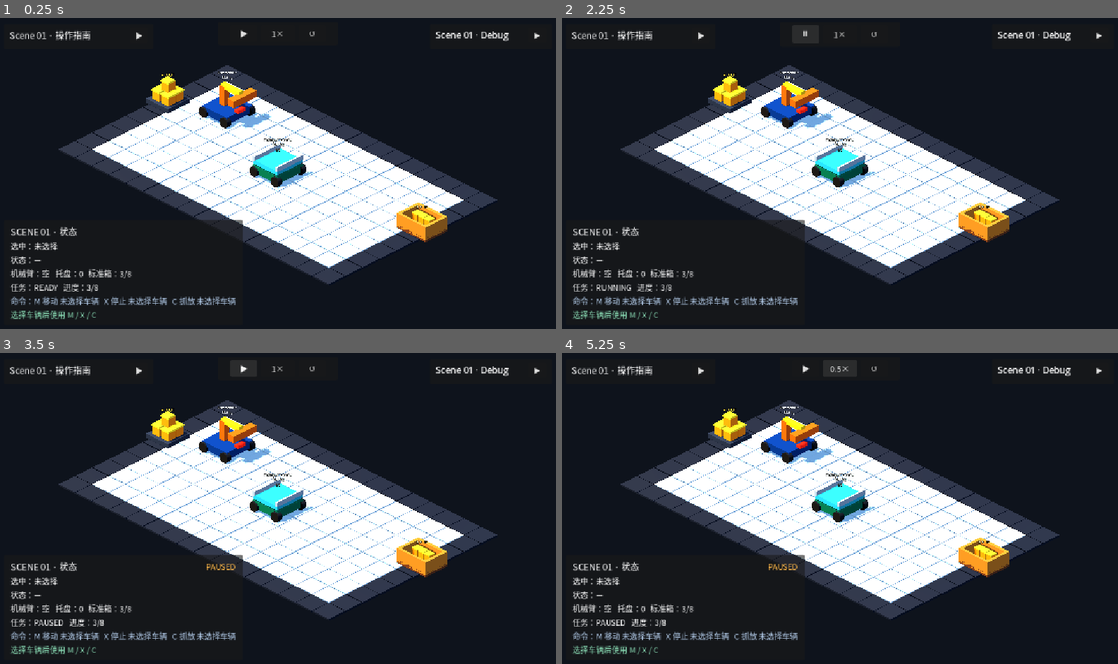
Above: before the commit, frames 1-4 (two rows, left to right).
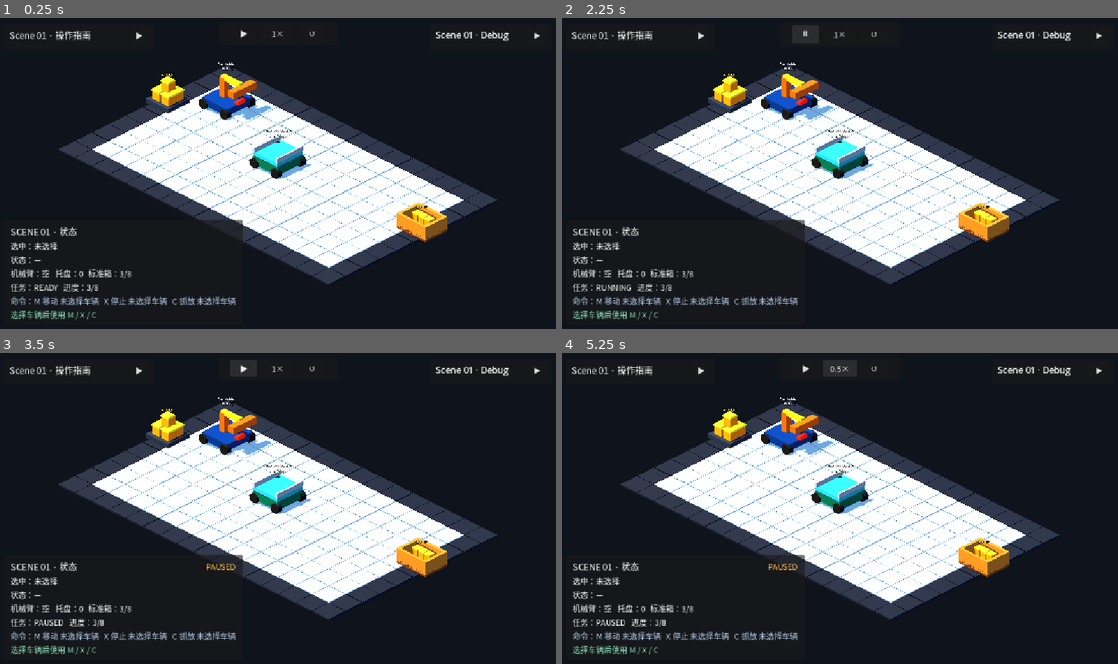
Above: after the commit, the same moments.

Repository: Ri0n72Y/automata
Game: Godot game, scene res://scenes/scene_01/scene_01_basic_packing.tscn
The game is run twice, just before and just after one commit, with the same random seed, the same clock (stepped at 60 frames per second) and the same inputs.
Inputs:
- Up to frame 1 (0.25 s): no input
- Up to frame 2 (2.25 s): click "▶" at 0.5 s; click "▼" at 1.25 s; click "▶" at 2 s
- Up to frame 3 (3.5 s): click "⏸" at 2.75 s
- Up to frame 4 (5.25 s): click "1×" at 3.5 s; click "2×" at 4.25 s; click "4×" at 5 s

The runs differ from the first frame. In frame 1, 2.5% of the frame differs, in the area x 35-57%, y 14-56%; in frame 2, 2.5%; in frame 3, 2.5%; in frame 4, 2.5%.

Commit message:
[codex]refactor(scene-01): 将基础车辆占地调整为单格

Diff:
--- a/scripts/scene_01/scene_01_vehicle_manager.gd
+++ b/scripts/scene_01/scene_01_vehicle_manager.gd
@@ -126,7 +126,7 @@
 		ARM_VEHICLE_ID,
 		"Arm Vehicle",
 		VehicleDefinitionScript.VehicleKind.ARM,
-		Vector2i(2, 2),
+		Vector2i.ONE,
 		2.0,
 		18.0,
 		20.0,
@@ -149,7 +149,7 @@
 		TRANSPORT_VEHICLE_ID,
 		"Transport Vehicle",
 		VehicleDefinitionScript.VehicleKind.TRANSPORT,
-		Vector2i(2, 2),
+		Vector2i.ONE,
 		2.4,
 		16.0,
 		24.0,
